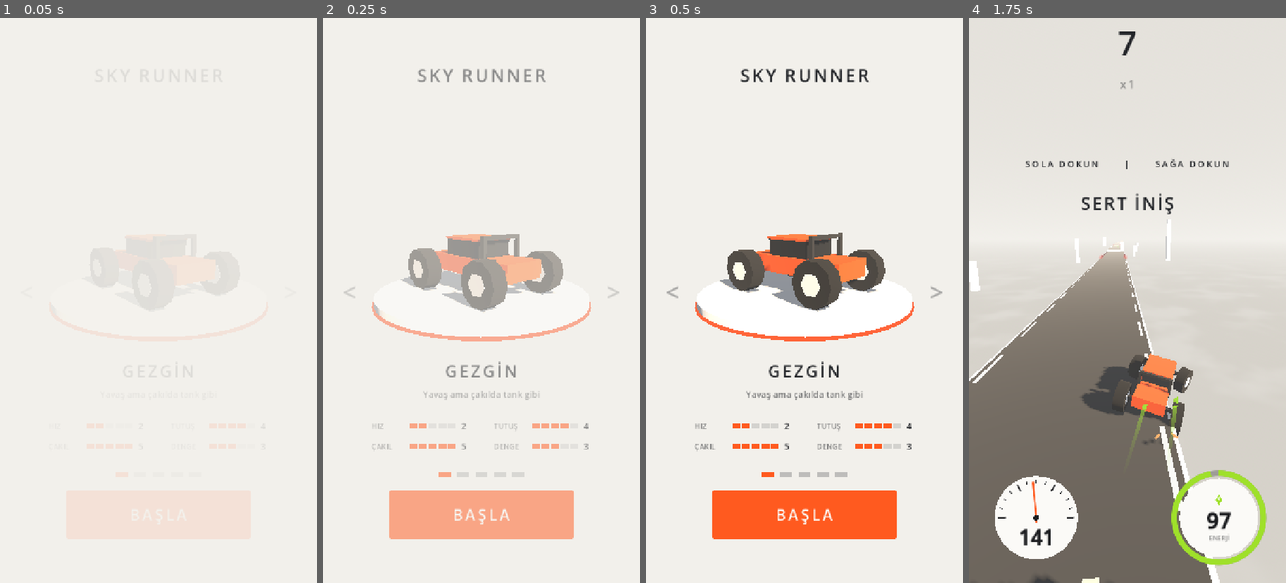
Above: before the commit, frames 1-4 (left to right).
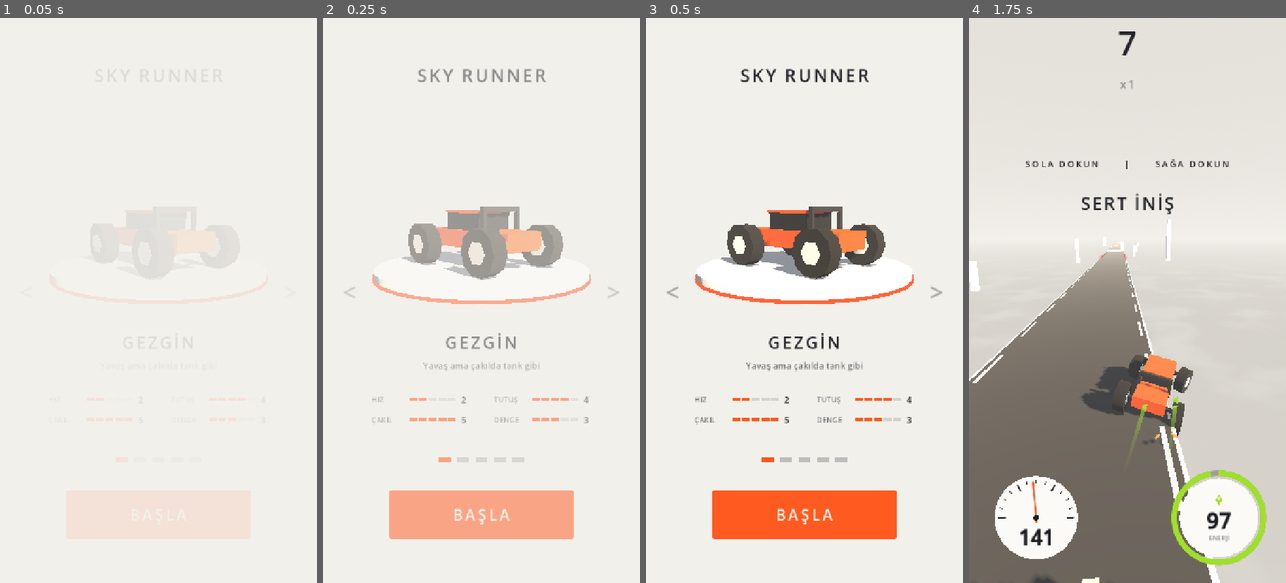
Above: after the commit, the same moments.

Repository: basarbellisan/Runny
Game: Godot game, scene res://scenes/menu.tscn
Two runs of this game, one before a commit and one after it. Both use one fixed random seed, a clock stepped at 60 frames per second and the inputs below.
Inputs (mouse positions are in pixels of both pictures, inside the frame that each line leads up to):
- Up to frame 1 (0.05 s): no input
- Up to frame 2 (0.25 s): no input
- Up to frame 3 (0.5 s): no input
- Up to frame 4 (1.75 s): click "BAŞLA" at 0.5 s; tap Enter at 1.25, 1.35 s; move the mouse to (1197, 272) at 1.27 s; hold D from 1.28 s (still down); click (1197, 272) at 1.42 s; tap Space at 1.52 s

The runs differ from the first frame. In frame 2, 8.0% of the frame differs, in the area x 15-85%, y 33-82%; in frame 3, 8.7%; in frame 4, nothing differs.

Commit message:
Garaj: arabalar ve yazılar yukarıda (alt kısım sıkışmasın)
Co-Authored-By: Claude Opus 5.5 <noreply@anthropic.com>
Claude-Session: https://claude.ai/code/session_016S88RPn945sNcGg6oLe6PH

Diff:
--- a/scripts/menu.gd
+++ b/scripts/menu.gd
@@ -194,7 +194,7 @@
 	cam.position = Vector3(0, 2.7, 8.0)
 	cam.look_at(Vector3(0, 0.25, 0))
 	# Araba biraz yukarıda: altında özelliklere yer kalsın
-	cam.v_offset = -0.55
+	cam.v_offset = -1.25
 
 	var disc := CylinderMesh.new()
 	disc.top_radius = 2.9
@@ -253,22 +253,22 @@
 	_info.mouse_filter = Control.MOUSE_FILTER_IGNORE
 	_info.set_anchors_and_offsets_preset(Control.PRESET_FULL_RECT)
 	ui.add_child(_info)
-	_name = _label(_info, "", 38, 800, true)
-	_desc = _label(_info, "", 20, 852, false)
+	_name = _label(_info, "", 38, 735, true)
+	_desc = _label(_info, "", 20, 787, false)
 	_desc.modulate.a = 0.6
 	_stats = Control.new()
 	_stats.mouse_filter = Control.MOUSE_FILTER_IGNORE
 	_stats.anchor_right = 1.0
-	_stats.offset_top = 885
-	_stats.offset_bottom = 1010
+	_stats.offset_top = 825
+	_stats.offset_bottom = 950
 	_info.add_child(_stats)
 
 	var dots := HBoxContainer.new()
 	dots.add_theme_constant_override("separation", 14)
 	dots.alignment = BoxContainer.ALIGNMENT_CENTER
 	dots.anchor_right = 1.0
-	dots.offset_top = 1030
-	dots.offset_bottom = 1040
+	dots.offset_top = 995
+	dots.offset_bottom = 1005
 	dots.mouse_filter = Control.MOUSE_FILTER_IGNORE
 	ui.add_child(dots)
 	for i in MODELS.size():
